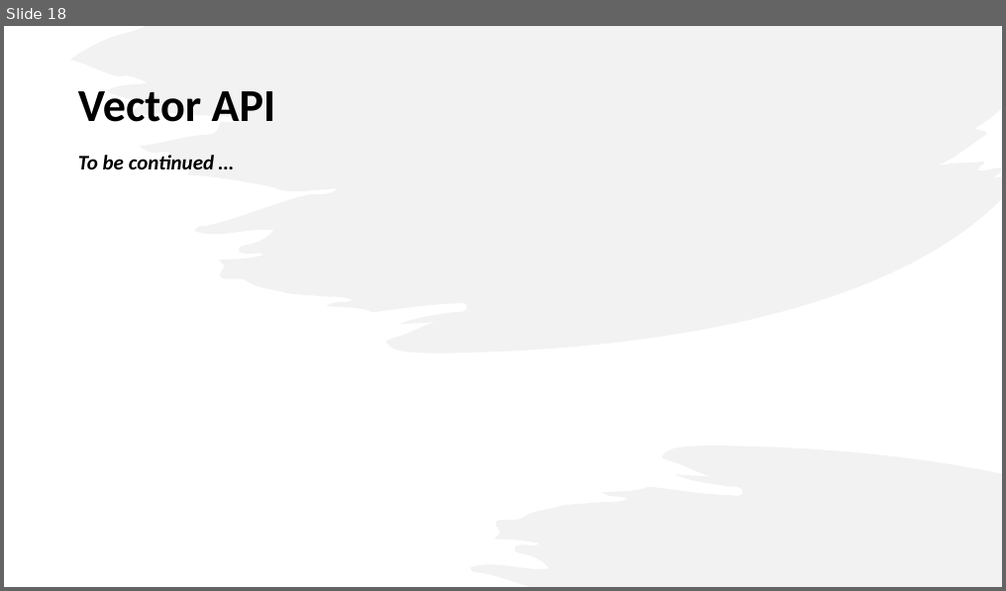
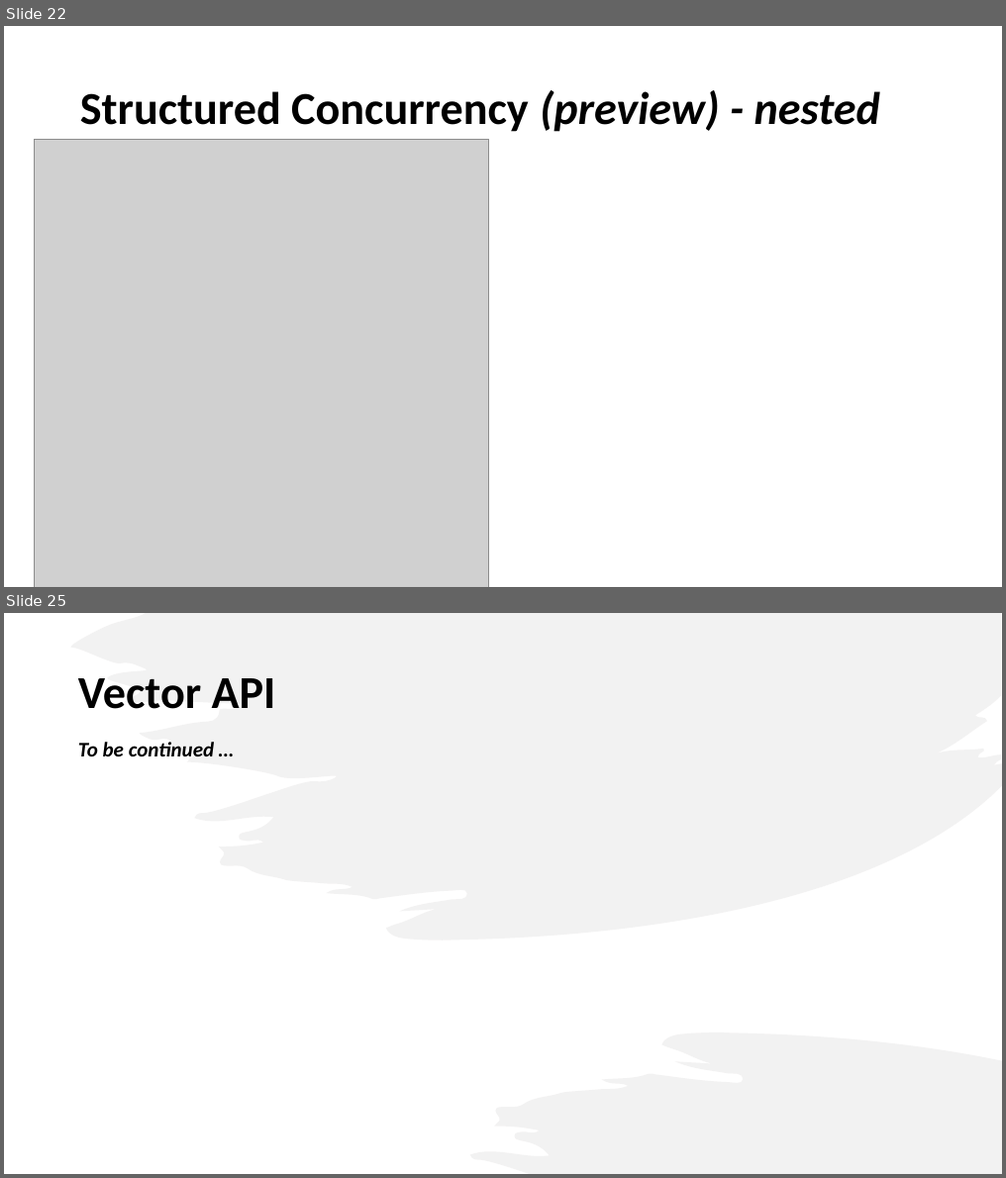
Before and after one commit to iuliana/jdk21-parent-project, a slide deck: Java21-Presentation.pptx. Shown one above the other, each under a label of ours: slide 18 before the commit, slides 22 and 25 after it; the slides between them are not shown. The pictures are 1006x591 and 1006x1178 pixels, drawn with LibreOffice and Linux fonts; fonts in the diff are those of the drawing; grey boxes stand for pictures. Boxes give left, top, right and bottom in pixels: in the first picture for what was removed or moved away, otherwise in the second. Text is boxed around its words. In the diff, an @@ line names an element or a change of style, - is before the commit and + after.

```diff
--- a/Java21-Presentation.pptx
+++ b/Java21-Presentation.pptx
@@ slide 22 added at <box>4,26,1002,587</box>, background #FFFFFF @@
@@ title added at <box>80,90,880,132</box>, 44 pt, text #000000, bold @@
+Structured Concurrency (preview) - nested
@@ picture added at <box>34,139,489,587</box> @@
@@ what was slide 18 is now slide 25 @@
```
Also in this commit, not shown: 11 slides changed, 6 other slides added, 17 other files.
